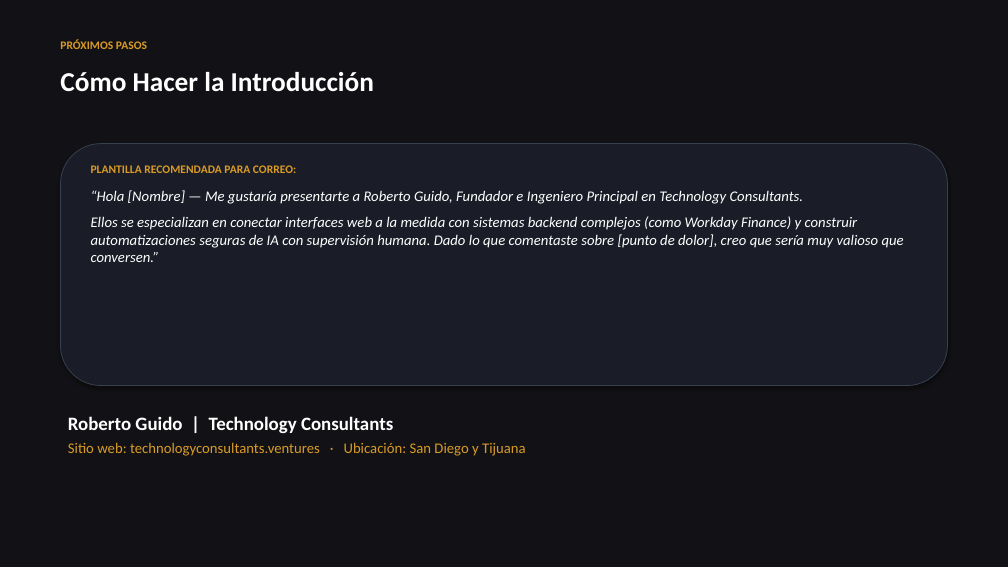
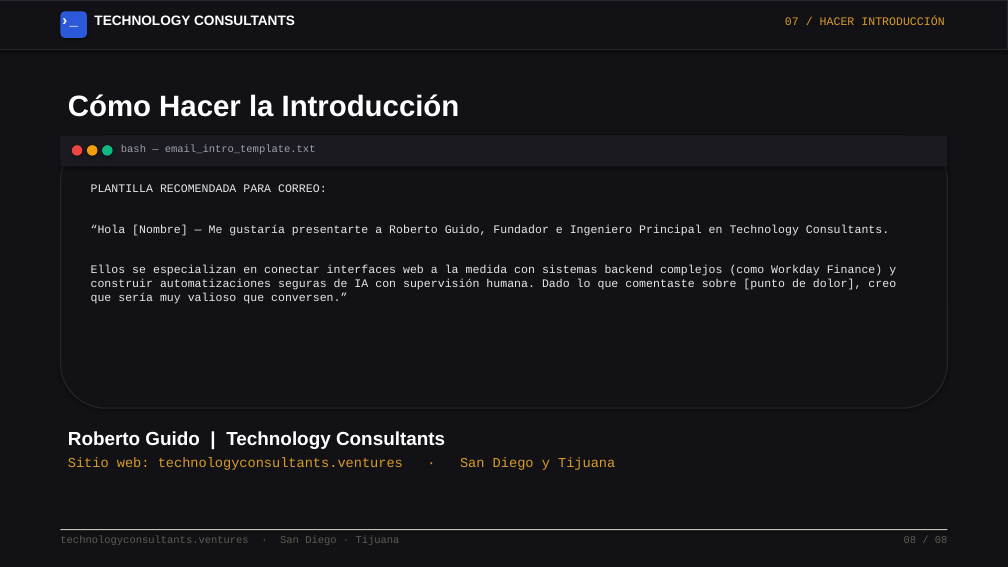
Before and after one commit to rguido198/TechnologyConsultantsVentures, a slide deck: slide 8 of Technology_Consultants_A_Quien_Enviarme_MX.pptx. Drawn at 1008x567 pixels with LibreOffice and Linux fonts; fonts in the diff are those of the drawing. Boxes give left, top, right and bottom in pixels: in the first picture for what was removed or moved away, otherwise in the second. Text is boxed around its words. In the diff, an @@ line names an element or a change of style, - is before the commit and + after.

Commit message:
Redesign PowerPoint presentations to match design.md website UI, nav header, terminal components, and design tokens

```diff
--- a/Technology_Consultants_A_Quien_Enviarme_MX.pptx
+++ b/Technology_Consultants_A_Quien_Enviarme_MX.pptx
@@ rectangle added at box(0, 0, 1008, 49), fill #121216, outline #26262C 1 pt @@
@@ rounded rectangle added at box(60, 11, 87, 38), fill #2B59D9 @@
@@ text added at box(60, 11, 87, 37), 14 pt, text #FFFFFF, bold @@
+›_
@@ text added at box(94, 15, 295, 25), 13 pt, text #FFFFFF, bold @@
+TECHNOLOGY CONSULTANTS
@@ text added at box(785, 17, 944, 25), 11 pt, text #D99B26 @@
+07 / HACER INTRODUCCIÓN
@@ text removed at box(60, 39, 147, 49) @@
-PRÓXIMOS PASOS
@@ text "Cómo Hacer la Introducción": place and size @@
-text "Cómo Hacer la Introducción" at box(60, 72, 374, 92)
+text "Cómo Hacer la Introducción" at box(68, 94, 460, 117)
@@ text "Cómo Hacer la Introducción" at box(68, 94, 460, 117): size 26 to 28 pt, font Calibri to Arial @@
@@ rounded rectangle: place and size @@
-rounded rectangle at box(60, 144, 948, 386)
+rounded rectangle at box(60, 136, 948, 408)
@@ rounded rectangle at box(60, 136, 948, 408): fill #1A1D27 to #121216; outline #374151 0.75 pt to #26262C 1 pt @@
@@ rectangle added at box(60, 136, 948, 166), fill #1A1A20 @@
@@ ellipse added at box(72, 145, 82, 156), fill #EF4444 @@
@@ ellipse added at box(87, 145, 98, 156), fill #F59E0B @@
@@ ellipse added at box(102, 145, 113, 156), fill #10B981 @@
@@ text added at box(121, 145, 316, 154), 10 pt, text #9CA3AF @@
+bash — email_intro_template.txt
@@ text "PLANTILLA RECOMENDADA PARA CORREO:": place and size @@
-text "PLANTILLA RECOMENDADA PARA CORREO:" at box(91, 165, 904, 262)
+text "PLANTILLA RECOMENDADA PARA CORREO:" at box(91, 184, 896, 304)
@@ text "PLANTILLA RECOMENDADA PARA CORREO:" at box(91, 184, 896, 304): font Calibri to Courier New, size 14 to 11 pt, text colour #FFFFFF to #E5E7EB, italic off; text colour #D99B26 to #E5E7EB, bold off in "PLANTILLA RECOMENDADA PARA CORREO:"; less space between paragraphs; more space between paragraphs @@
@@ text "Roberto Guido | Technology Consultants": place and size @@
-text "Roberto Guido | Technology Consultants" at box(68, 416, 526, 456)
+text "Roberto Guido | Technology Consultants" at box(68, 431, 615, 470)
@@ text at box(68, 431, 445, 449): font Calibri to Arial in "Roberto Guido | Technology Consultants" @@
@@ text at box(68, 457, 615, 470): text changed; size 14 to 13 pt; font Calibri to Courier New @@
-Sitio web: technologyconsultants.ventures · Ubicación: San Diego y Tijuana
+Sitio web: technologyconsultants.ventures · San Diego y Tijuana
@@ rectangle added at box(60, 529, 948, 530), fill #C9C3B2 @@
@@ text added at box(60, 536, 400, 545), 10 pt, text #5F5C52 @@
+technologyconsultants.ventures · San Diego · Tijuana
@@ text added at box(904, 536, 948, 543), 10 pt, text #5F5C52 @@
+08 / 08
```
Also in this commit, not shown: 7 other slides changed, 1 other file.
